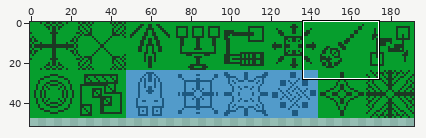
File history of a sprite sheet, public/images/game/td/towers.png. The picture above shows the old version from afar; the outline marks the close-up.
Close-up. Earlier state:
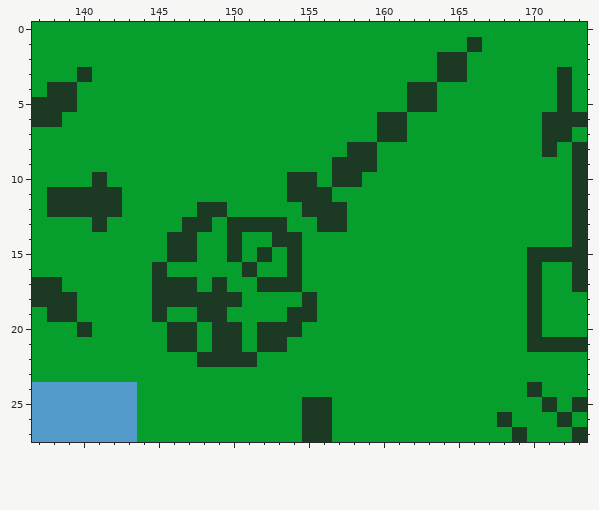
The file is 192x48 pixels. Shown: x 137..173, y 0..27. The old version is drawn lined up with the new one, on the new canvas. The wide view leaves out empty margins.
After:
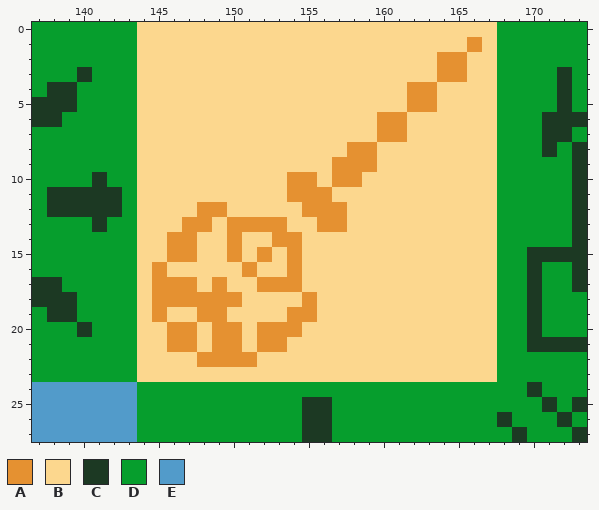
Palette (. is transparent): A #e59131  B #fcd78e  C #1c3923  D #069e2d  E #529bca
Changes in this commit:
{"change": "canvas 192x48 -> 192x72"}
{"y":0,"x":144,"old":"DDDDDDDDDDDDDDDDDDDDDDDD","new":"BBBBBBBBBBBBBBBBBBBBBBBB"}
{"y":1,"x":144,"old":"DDDDDDDDDDDDDDDDDDDDDDCD","new":"BBBBBBBBBBBBBBBBBBBBBBAB"}
{"y":2,"x":144,"old":"DDDDDDDDDDDDDDDDDDDDCCDD","new":"BBBBBBBBBBBBBBBBBBBBAABB"}
{"y":3,"x":144,"old":"DDDDDDDDDDDDDDDDDDDDCCDD","new":"BBBBBBBBBBBBBBBBBBBBAABB"}
{"y":4,"x":144,"old":"DDDDDDDDDDDDDDDDDDCCDDDD","new":"BBBBBBBBBBBBBBBBBBAABBBB"}
{"y":5,"x":144,"old":"DDDDDDDDDDDDDDDDDDCCDDDD","new":"BBBBBBBBBBBBBBBBBBAABBBB"}
{"y":6,"x":144,"old":"DDDDDDDDDDDDDDDDCCDDDDDD","new":"BBBBBBBBBBBBBBBBAABBBBBB"}
{"y":7,"x":144,"old":"DDDDDDDDDDDDDDDDCCDDDDDD","new":"BBBBBBBBBBBBBBBBAABBBBBB"}
{"y":8,"x":144,"old":"DDDDDDDDDDDDDDCCDDDDDDDD","new":"BBBBBBBBBBBBBBAABBBBBBBB"}
{"y":9,"x":144,"old":"DDDDDDDDDDDDDCCCDDDDDDDD","new":"BBBBBBBBBBBBBAAABBBBBBBB"}
{"y":10,"x":144,"old":"DDDDDDDDDDCCDCCDDDDDDDDD","new":"BBBBBBBBBBAABAABBBBBBBBB"}
{"y":11,"x":144,"old":"DDDDDDDDDDCCCDDDDDDDDDDD","new":"BBBBBBBBBBAAABBBBBBBBBBB"}
{"y":12,"x":144,"old":"DDDDCCDDDDDCCCDDDDDDDDDD","new":"BBBBAABBBBBAAABBBBBBBBBB"}
{"y":13,"x":144,"old":"DDDCCDCCCCDDCCDDDDDDDDDD","new":"BBBAABAAAABBAABBBBBBBBBB"}
{"y":14,"x":144,"old":"DDCCDDCDDCCDDDDDDDDDDDDD","new":"BBAABBABBAABBBBBBBBBBBBB"}
{"y":15,"x":144,"old":"DDCCDDCDCDCDDDDDDDDDDDDD","new":"BBAABBABABABBBBBBBBBBBBB"}
{"y":16,"x":144,"old":"DCDDDDDCDDCDDDDDDDDDDDDD","new":"BABBBBBABBABBBBBBBBBBBBB"}
{"y":17,"x":144,"old":"DCCCDCDDCCCDDDDDDDDDDDDD","new":"BAAABABBAAABBBBBBBBBBBBB"}
{"y":18,"x":144,"old":"DCCCCCCDDDDCDDDDDDDDDDDD","new":"BAAAAAABBBBABBBBBBBBBBBB"}
{"y":19,"x":144,"old":"DCDDCCDDDDCCDDDDDDDDDDDD","new":"BABBAABBBBAABBBBBBBBBBBB"}
{"y":20,"x":144,"old":"DDCCDCCDCCCDDDDDDDDDDDDD","new":"BBAABAABAAABBBBBBBBBBBBB"}
{"y":21,"x":144,"old":"DDCCDCCDCCDDDDDDDDDDDDDD","new":"BBAABAABAABBBBBBBBBBBBBB"}
{"y":22,"x":144,"old":"DDDDCCCCDDDDDDDDDDDDDDDD","new":"BBBBAAAABBBBBBBBBBBBBBBB"}
{"y":23,"x":144,"old":"DDDDDDDDDDDDDDDDDDDDDDDD","new":"BBBBBBBBBBBBBBBBBBBBBBBB"}
{"label":"changed","picture_box":[137,22,497,382]}
